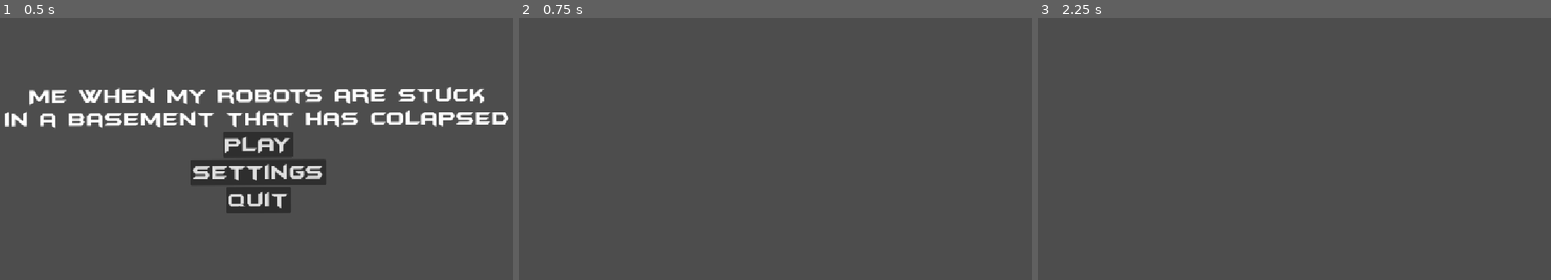
Above: before the commit, frames 1-3 (left to right).
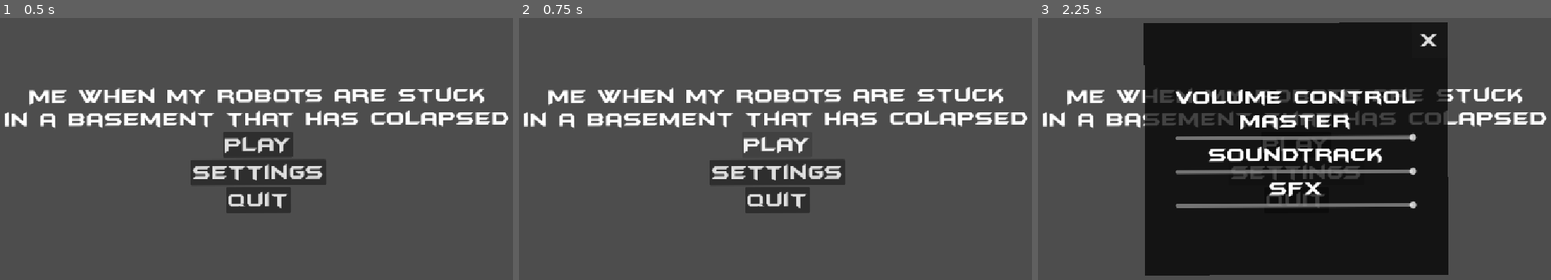
Above: after the commit, the same moments.

Repository: yuesubi/unijam-2026
Game: Godot game, scene res://Scenes/main_menu.tscn
Same seed, same stepped clock (60 frames per second), same inputs: the game is played once before the commit and once after it. This scene is started directly instead of the project's main scene.
Inputs (mouse positions are in pixels of both pictures, inside the frame that each line leads up to):
- Up to frame 1 (0.5 s): no input
- Up to frame 2 (0.75 s): click "PLAY" at 0.5 s
- Up to frame 3 (2.25 s): click (1294, 143) at 1.25 s, where only the run after the commit has a clickable "PLAY"; click (1294, 172) at 2 s, where only the run after the commit has a clickable "Settings"

Frame 1 is identical in both runs. In frame 2, 9.1% of the frame differs, in the area x 0-100%, y 26-75%; in frame 3, 56%, in the area x 0-100%, y 1-99%.

Commit message:
fix: Put first scene and connect main menu to level menu

Diff:
--- a/into-the-maze/Scripts/main_menu.gd
+++ b/into-the-maze/Scripts/main_menu.gd
@@ -14,7 +14,7 @@
 
 
 func _on_play_button_pressed() -> void:
-	get_tree().change_scene_to_file("res://Scenes/main_game.tscn")
+	get_tree().change_scene_to_file("res://Scenes/level_selection.tscn")
 
 
 func _on_quit_button_pressed() -> void:
--- a/into-the-maze/project.godot
+++ b/into-the-maze/project.godot
@@ -11,7 +11,7 @@
 [application]
 
 config/name="into-ze-maze"
-run/main_scene="uid://dkehbnhm588cy"
+run/main_scene="uid://bw6nupoeb4a04"
 config/features=PackedStringArray("4.7", "Forward Plus")
 config/icon="res://Assets/godot/icon.svg"
 
